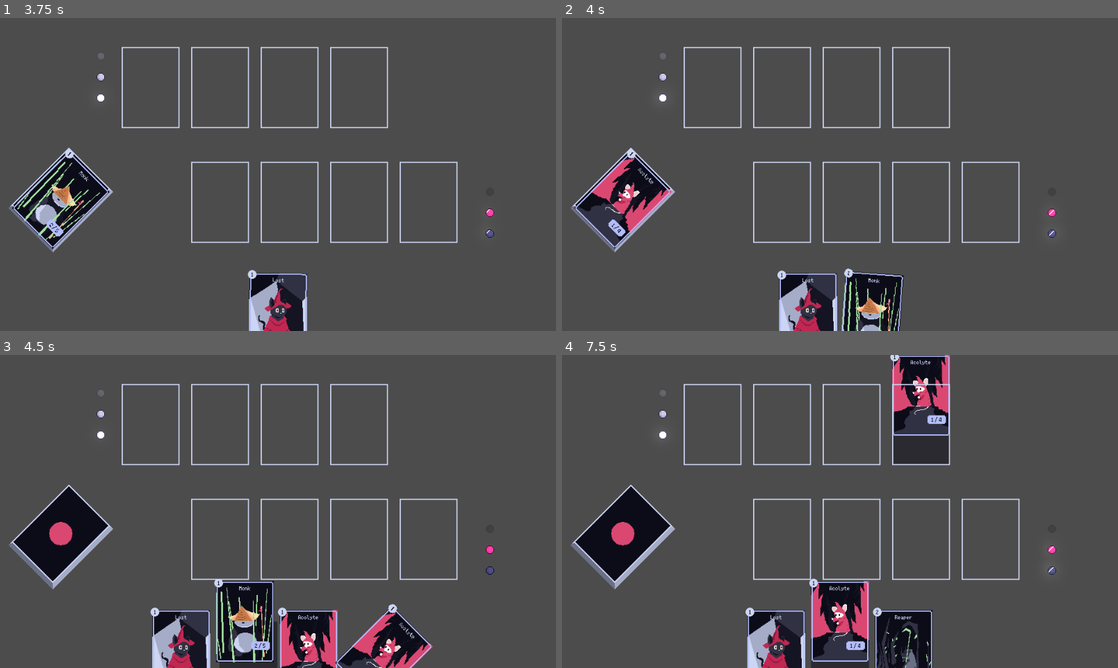
Above: before the commit, frames 1-4 (two rows, left to right).
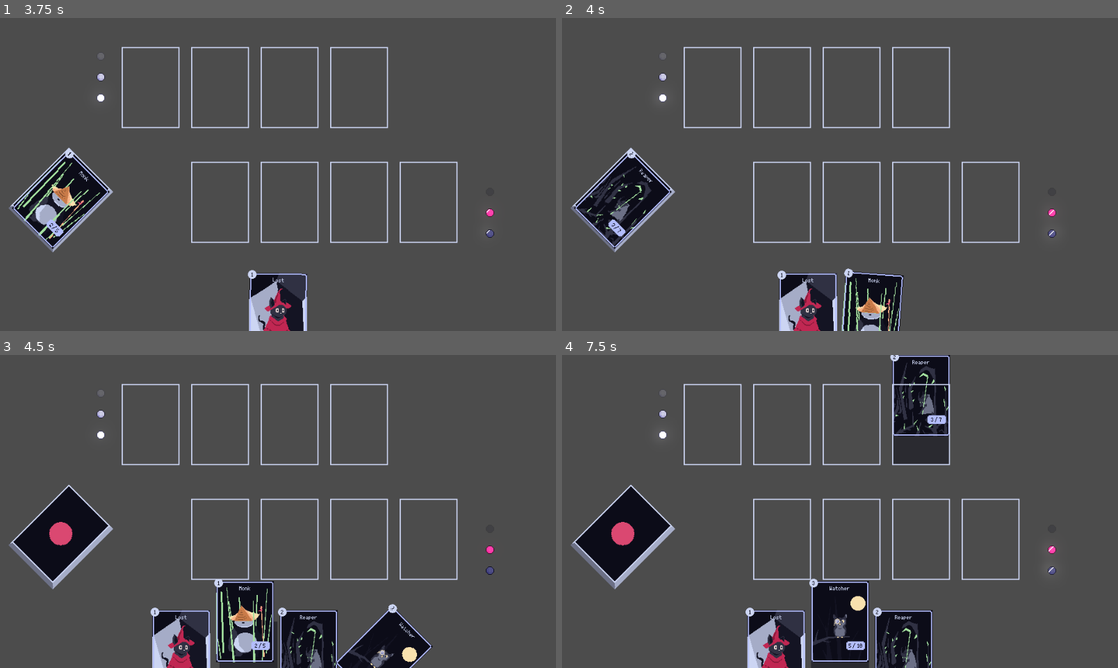
Above: after the commit, the same moments.

Repository: Ilwel/tcg-godot
Game: Godot game, scene res://scenes/MatchScreen.tscn
Same seed, same stepped clock (60 frames per second), same inputs: the game is played once before the commit and once after it.
Inputs (mouse positions are in pixels of both pictures, inside the frame that each line leads up to):
- Up to frame 1 (3.75 s): drag from (61, 199) to (150, 86) at 0.52 s; tap Enter at 1.25 s; drag from (255, 180) to (150, 86) at 1.27 s; move the mouse to (278, 174) at 2.02 s; click (278, 174) at 2.17 s; tap Space at 2.75 s; drag from (250, 237) to (222, 86) at 2.77 s; drag from (155, 249) to (289, 86) at 3.52 s
- Up to frame 2 (4 s): no input
- Up to frame 3 (4.5 s): drag from (278, 649) to (289, 423) at 4.27 s
- Up to frame 4 (7.5 s): move the mouse to (778, 649) at 5.02 s; click (778, 649) at 5.17 s; tap Enter at 5.75 s; drag from (806, 649) to (923, 423) at 5.77 s; drag from (923, 423) to (923, 539) at 6.52 s; tap Space at 7.25 s; drag from (840, 649) to (923, 423) at 7.27 s

Frame 1 is identical in both runs. In frame 2, 1.5% of the frame differs, in the area x 2-20%, y 42-74%; in frame 3, 2.2%; in frame 4, 3.0%, in the area x 44-70%, y 0-99%.

Commit message:
feat: themes

Diff:
--- a/assets/cards.json
+++ b/assets/cards.json
@@ -1,41 +1,41 @@
 [
-  { "id": "guerreiro_1",  "nome": "Guerreiro Novato",    "custo": 1, "atk": 1, "hp": 4,  "art": "res://assets/card/arts/NoArt.png" },
-  { "id": "guerreiro_2",  "nome": "Espadachim Jovem",    "custo": 2, "atk": 2, "hp": 6,  "art": "res://assets/card/arts/NoArt.png" },
-  { "id": "guerreiro_3",  "nome": "Veterano da Linha",   "custo": 3, "atk": 3, "hp": 8,  "art": "res://assets/card/arts/NoArt.png" },
+  { "id": "guerreiro_1", "nome": "Guerreiro Novato", "custo": 1, "atk": 1, "hp": 4, "art": "res://assets/card/arts/NoArt.png", "theme": "dark" },
+  { "id": "guerreiro_2", "nome": "Espadachim Jovem", "custo": 2, "atk": 2, "hp": 6, "art": "res://assets/card/arts/NoArt.png", "theme": "dark" },
+  { "id": "guerreiro_3", "nome": "Veterano da Linha", "custo": 3, "atk": 3, "hp": 8, "art": "res://assets/card/arts/NoArt.png", "theme": "dark" },
 
-  { "id": "arqueira_1",   "nome": "Arqueira Iniciante",  "custo": 1, "atk": 2, "hp": 4,  "art": "res://assets/card/arts/NoArt.png" },
-  { "id": "arqueira_2",   "nome": "Caçadora da Floresta","custo": 2, "atk": 3, "hp": 6,  "art": "res://assets/card/arts/NoArt.png" },
-  { "id": "arqueira_3",   "nome": "Patrulheira Elite",   "custo": 3, "atk": 4, "hp": 8,  "art": "res://assets/card/arts/NoArt.png" },
+  { "id": "arqueira_1", "nome": "Arqueira Iniciante", "custo": 1, "atk": 2, "hp": 4, "art": "res://assets/card/arts/NoArt.png", "theme": "dark" },
+  { "id": "arqueira_2", "nome": "Caçadora da Floresta", "custo": 2, "atk": 3, "hp": 6, "art": "res://assets/card/arts/NoArt.png", "theme": "dark" },
+  { "id": "arqueira_3", "nome": "Patrulheira Elite", "custo": 3, "atk": 4, "hp": 8, "art": "res://assets/card/arts/NoArt.png", "theme": "dark" },
 
-  { "id": "acolyte",       "nome": "Acolyte",       "custo": 1, "atk": 1, "hp": 4,  "art": "res://assets/card/arts/Acolyte.png" },
-  { "id": "mago_2",       "nome": "Invocador Básico",    "custo": 2, "atk": 2, "hp": 6,  "art": "res://assets/card/arts/NoArt.png" },
-  { "id": "mago_3",       "nome": "Arcanista",           "custo": 3, "atk": 3, "hp": 8,  "art": "res://assets/card/arts/NoArt.png" },
+  { "id": "acolyte", "nome": "Acolyte", "custo": 1, "atk": 1, "hp": 4, "art": "res://assets/card/arts/Acolyte.png", "theme": "dark" },
+  { "id": "lilo", "nome": "Lilo", "custo": 2, "atk": 2, "hp": 6, "art": "res://assets/card/arts/Lilo.png", "theme": "light" },
+  { "id": "mago_3", "nome": "Arcanista", "custo": 3, "atk": 3, "hp": 8, "art": "res://assets/card/arts/NoArt.png", "theme": "dark" },
 
-  { "id": "curandeiro_1", "nome": "Acolito Curandeiro",  "custo": 1, "atk": 0, "hp": 5,  "art": "res://assets/card/arts/NoArt.png" },
-  { "id": "curandeiro_2", "nome": "Sacerdote da Luz",    "custo": 2, "atk": 1, "hp": 7,  "art": "res://assets/card/arts/NoArt.png" },
-  { "id": "curandeiro_3", "nome": "Alto Clérigo",        "custo": 3, "atk": 2, "hp": 9,  "art": "res://assets/card/arts/NoArt.png" },
+  { "id": "curandeiro_1", "nome": "Acolito Curandeiro", "custo": 1, "atk": 0, "hp": 5, "art": "res://assets/card/arts/NoArt.png", "theme": "dark" },
+  { "id": "curandeiro_2", "nome": "Sacerdote da Luz", "custo": 2, "atk": 1, "hp": 7, "art": "res://assets/card/arts/NoArt.png", "theme": "dark" },
+  { "id": "curandeiro_3", "nome": "Alto Clérigo", "custo": 3, "atk": 2, "hp": 9, "art": "res://assets/card/arts/NoArt.png", "theme": "dark" },
 
-  { "id": "ladino_1",     "nome": "Ladrão de Rua",       "custo": 1, "atk": 2, "hp": 4,  "art": "res://assets/card/arts/NoArt.png" },
-  { "id": "ladino_2",     "nome": "Assassino Sombrio",   "custo": 2, "atk": 3, "hp": 6,  "art": "res://assets/card/arts/NoArt.png" },
-  { "id": "ladino_3",     "nome": "Mestre das Sombras",  "custo": 3, "atk": 4, "hp": 8,  "art": "res://assets/card/arts/NoArt.png" },
+  { "id": "ladino_1", "nome": "Ladrão de Rua", "custo": 1, "atk": 2, "hp": 4, "art": "res://assets/card/arts/NoArt.png", "theme": "dark" },
+  { "id": "ladino_2", "nome": "Assassino Sombrio", "custo": 2, "atk": 3, "hp": 6, "art": "res://assets/card/arts/NoArt.png", "theme": "dark" },
+  { "id": "ladino_3", "nome": "Mestre das Sombras", "custo": 3, "atk": 4, "hp": 8, "art": "res://assets/card/arts/NoArt.png", "theme": "dark" },
 
-  { "id": "elemental_1",  "nome": "Elemental de Fogo",   "custo": 1, "atk": 2, "hp": 5,  "art": "res://assets/card/arts/NoArt.png" },
-  { "id": "elemental_2",  "nome": "Elemental de Gelo",   "custo": 2, "atk": 2, "hp": 7,  "art": "res://assets/card/arts/NoArt.png" },
-  { "id": "elemental_3",  "nome": "Elemental Arcano",    "custo": 3, "atk": 3, "hp": 9,  "art": "res://assets/card/arts/NoArt.png" },
+  { "id": "elemental_1", "nome": "Elemental de Fogo", "custo": 1, "atk": 2, "hp": 5, "art": "res://assets/card/arts/NoArt.png", "theme": "dark" },
+  { "id": "elemental_2", "nome": "Elemental de Gelo", "custo": 2, "atk": 2, "hp": 7, "art": "res://assets/card/arts/NoArt.png", "theme": "dark" },
+  { "id": "elemental_3", "nome": "Elemental Arcano", "custo": 3, "atk": 3, "hp": 9, "art": "res://assets/card/arts/NoArt.png", "theme": "dark" },
 
-  { "id": "orc_1",        "nome": "Orc Rasteiro",        "custo": 1, "atk": 2, "hp": 5,  "art": "res://assets/card/arts/NoArt.png" },
-  { "id": "orc_2",        "nome": "Orc Brutamonte",      "custo": 2, "atk": 3, "hp": 7,  "art": "res://assets/card/arts/NoArt.png" },
-  { "id": "orc_3",        "nome": "Orc Guerreiro Alfa",  "custo": 3, "atk": 4, "hp": 9,  "art": "res://assets/card/arts/NoArt.png" },
+  { "id": "orc_1", "nome": "Orc Rasteiro", "custo": 1, "atk": 2, "hp": 5, "art": "res://assets/card/arts/NoArt.png", "theme": "dark" },
+  { "id": "orc_2", "nome": "Orc Brutamonte", "custo": 2, "atk": 3, "hp": 7, "art": "res://assets/card/arts/NoArt.png", "theme": "dark" },
+  { "id": "orc_3", "nome": "Orc Guerreiro Alfa", "custo": 3, "atk": 4, "hp": 9, "art": "res://assets/card/arts/NoArt.png", "theme": "dark" },
 
-  { "id": "king",     "nome": "King",                "custo": 1, "atk": 1, "hp": 5,  "art": "res://assets/card/arts/King.png" },
-  { "id": "reaper",     "nome": "Reaper",         "custo": 2, "atk": 3, "hp": 7,  "art": "res://assets/card/arts/Reaper.png" },
-  { "id": "watcher",     "nome": "Watcher",       "custo": 3, "atk": 5, "hp": 10, "art": "res://assets/card/arts/Watcher.png" },
+  { "id": "king", "nome": "King", "custo": 1, "atk": 1, "hp": 5, "art": "res://assets/card/arts/King.png", "theme": "dark" },
+  { "id": "reaper", "nome": "Reaper", "custo": 2, "atk": 3, "hp": 7, "art": "res://assets/card/arts/Reaper.png", "theme": "dark" },
+  { "id": "watcher", "nome": "Watcher", "custo": 3, "atk": 5, "hp": 10, "art": "res://assets/card/arts/Watcher.png", "theme": "dark" },
 
-  { "id": "lost",      "nome": "Lost",      "custo": 1, "atk": 1, "hp": 6,  "art": "res://assets/card/arts/Lost.png" },
-  { "id": "golem_2",      "nome": "Golem de Ferro",      "custo": 2, "atk": 2, "hp": 8,  "art": "res://assets/card/arts/NoArt.png" },
-  { "id": "golem_3",      "nome": "Golem Titânico",      "custo": 3, "atk": 3, "hp": 10, "art": "res://assets/card/arts/NoArt.png" },
+  { "id": "lost", "nome": "Lost", "custo": 1, "atk": 1, "hp": 6, "art": "res://assets/card/arts/Lost.png", "theme": "dark" },
+  { "id": "golem_2", "nome": "Golem de Ferro", "custo": 2, "atk": 2, "hp": 8, "art": "res://assets/card/arts/NoArt.png", "theme": "dark" },
+  { "id": "golem_3", "nome": "Golem Titânico", "custo": 3, "atk": 3, "hp": 10, "art": "res://assets/card/arts/NoArt.png", "theme": "dark" },
 
-  { "id": "monk",       "nome": "Monk",          "custo": 1, "atk": 2, "hp": 5,  "art": "res://assets/card/arts/Monk.png" },
-  { "id": "fera_2",       "nome": "Urso Selvagem",       "custo": 2, "atk": 3, "hp": 7,  "art": "res://assets/card/arts/NoArt.png" },
-  { "id": "fera_3",       "nome": "Fera Primeva",        "custo": 3, "atk": 4, "hp": 9,  "art": "res://assets/card/arts/NoArt.png" }
+  { "id": "monk", "nome": "Monk", "custo": 1, "atk": 2, "hp": 5, "art": "res://assets/card/arts/Monk.png", "theme": "dark" },
+  { "id": "fera_2", "nome": "Urso Selvagem", "custo": 2, "atk": 3, "hp": 7, "art": "res://assets/card/arts/NoArt.png", "theme": "dark" },
+  { "id": "fera_3", "nome": "Fera Primeva", "custo": 3, "atk": 4, "hp": 9, "art": "res://assets/card/arts/NoArt.png", "theme": "dark" }
 ]
--- a/assets/test_deck.json
+++ b/assets/test_deck.json
@@ -5,5 +5,6 @@
   "lost", "lost", "lost",
   "monk", "monk", "monk",
   "acolyte","acolyte","acolyte",
+  "lilo","lilo","lilo",
   "king",
 ]
--- a/scripts/Card.gd
+++ b/scripts/Card.gd
@@ -3,6 +3,9 @@
 
 signal hovered
 signal hovered_off
+
+const dark_theme_constrast = "#cdd6f4"
+const dark_theme_main = "#11111b"
 
 const HOVER_OFFSET := 30
 
@@ -13,10 +16,14 @@
 @export var hp: int = 0
 @export var card_image: Node2D
 @export var max_offset_shadow: float = 50.0
+@export var theme:String = "dark"
 
 @onready var cost_lbl: Label = $FaceCard/CostNode/CostLbl
+@onready var cost_sprite: Sprite2D = $FaceCard/CostNode/CostSprite
+@onready var canvas_sprite: Sprite2D = $FaceCard/ArtCanvas/BackgroundSprite
 @onready var name_lbl: Label = $FaceCard/NameNode/NameLbl
 @onready var atk_lbl: Label = $FaceCard/HBoxContainer/AtkLbl
+@onready var bar_lbl: Label = $FaceCard/HBoxContainer/BarLbl
 @onready var hp_lbl: Label = $FaceCard/HBoxContainer/HpLbl
 @onready var face: Node2D = $FaceCard
 @onready var art: Sprite2D = $FaceCard/ArtCanvas/Art
@@ -26,6 +33,7 @@
 
 func _ready():
 	get_parent().connect_card_signals(self)
+	#theme_handler()
 	#cost_lbl.visible = true;
 	cost_lbl.set_text(str(cost))
 	name_lbl.set_text(card_name)
@@ -41,6 +49,25 @@
 	else:
 		pass
 
+
+func theme_handler():
+	if theme == "dark":
+		cost_lbl.add_theme_color_override("font_color", dark_theme_main)
+		cost_sprite.modulate = Color.WHITE
+		canvas_sprite.modulate = Color.WHITE
+		atk_lbl.add_theme_color_override("font_color", dark_theme_main)
+		hp_lbl.add_theme_color_override("font_color", dark_theme_main)
+		bar_lbl.add_theme_color_override("font_color", dark_theme_main)
+		name_lbl.add_theme_color_override("font_color", dark_theme_constrast)
+	else:
+		cost_lbl.add_theme_color_override("font_color", dark_theme_constrast)
+		cost_sprite.modulate = Color(dark_theme_main)
+		canvas_sprite.modulate = Color(dark_theme_main)
+		atk_lbl.add_theme_color_override("font_color", dark_theme_constrast)
+		hp_lbl.add_theme_color_override("font_color", dark_theme_constrast)
+		bar_lbl.add_theme_color_override("font_color", dark_theme_constrast)
+		name_lbl.add_theme_color_override("font_color", dark_theme_main)
+
 func set_card_values(dict: Dictionary):
 	cost = int(dict["cost"])
 	card_name = dict["card_name"]
@@ -50,12 +77,11 @@
 	_update_graphics_values()
 
 func _update_graphics_values():
+	theme_handler()
 	cost_lbl.set_text(str(cost))
 	name_lbl.set_text(card_name)
 	atk_lbl.set_text(str(atk))
 	hp_lbl.set_text(str(hp))
-
-
 
 func handle_shadow() -> void:
 	# Y position is enver changed.
--- a/scripts/Globals.gd
+++ b/scripts/Globals.gd
@@ -73,6 +73,7 @@
 	card.cost = data["custo"]
 	card.atk = data["atk"]
 	card.hp = data["hp"]
+	card.theme = data["theme"]
 
 	var art_path = data.get("art", "res://assets/card/arts/NoArt.png")
 	var art_node: Sprite2D = card.get_node("FaceCard/ArtCanvas/Art")
Binary file added: assets/card/arts/Lilo.png
Not shown, added: assets/card/arts/Lilo.png.import
